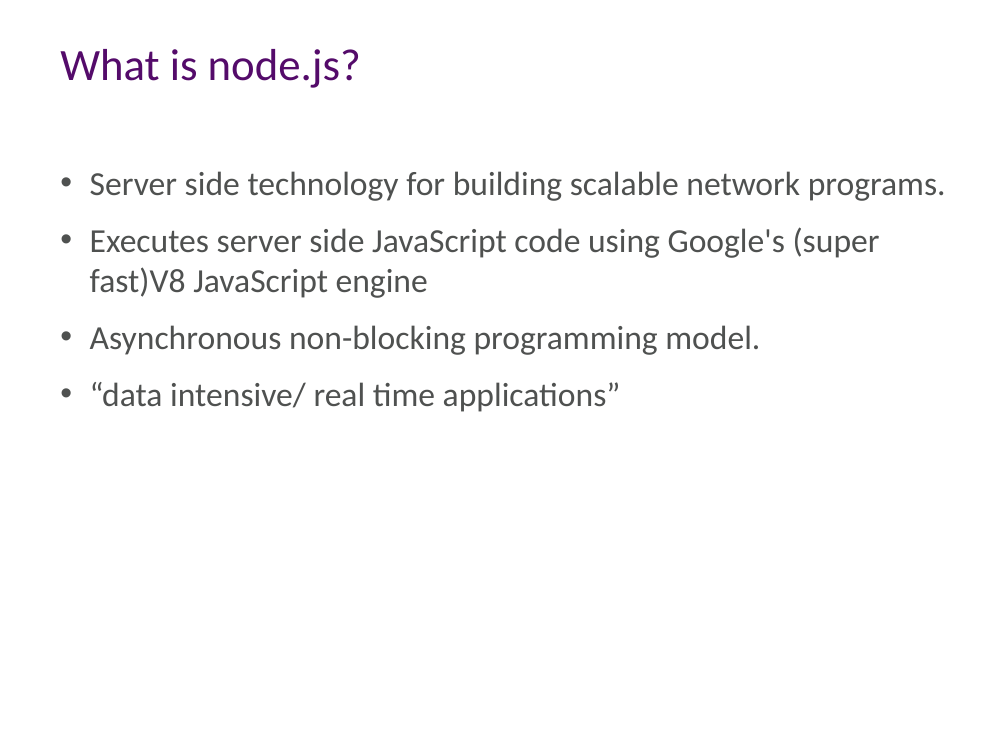
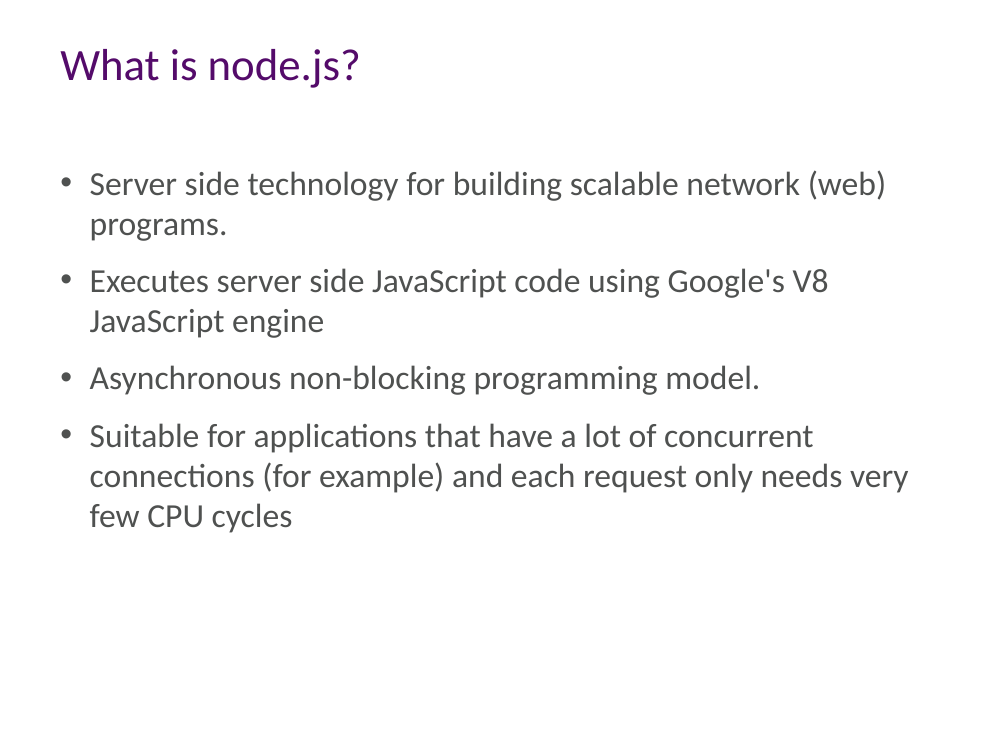
Before and after one commit to aidancasey/AzureNodeChatClient, a slide deck: slide 4 of presentation/Building Node.js Applications on Windows Azure.pptx. Drawn at 1008x756 pixels with LibreOffice and Linux fonts; fonts in the diff are those of the drawing; background and template pictures are left out. Boxes give left, top, right and bottom in pixels: in the first picture for what was removed or moved away, otherwise in the second. Text is boxed around its words. In the diff, an @@ line names an element or a change of style, - is before the commit and + after.

```diff
--- a/presentation/Building Node.js Applications on Windows Azure.pptx
+++ b/presentation/Building Node.js Applications on Windows Azure.pptx
@@ text at (90, 170, 886, 338): text changed @@
-• Server side technology for building scalable network programs.
-• Executes server side JavaScript code using Google's (super fast)V8 JavaScript engine
+• Server side technology for building scalable network (web) programs.
+• Executes server side JavaScript code using Google's V8 JavaScript engine
@@ text at (90, 423, 909, 533): text changed @@
-• “data intensive/ real time applications”
+• Suitable for applications that have a lot of concurrent connections (for example) and each request only needs very few CPU cycles
```
Also in this commit, not shown: 8 other slides changed, 4 other files.
